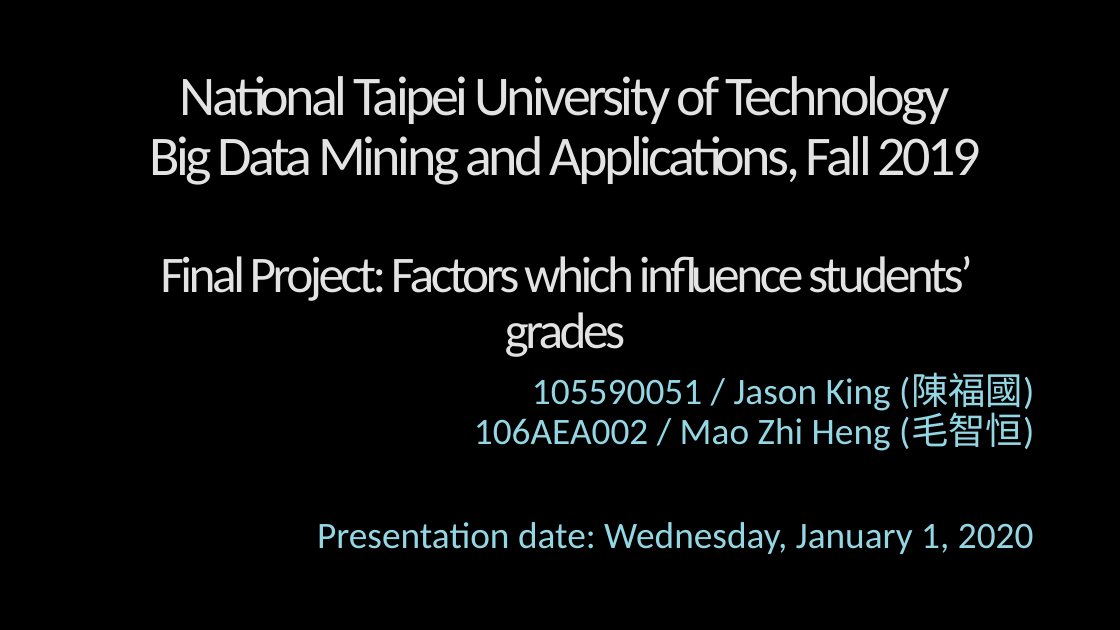
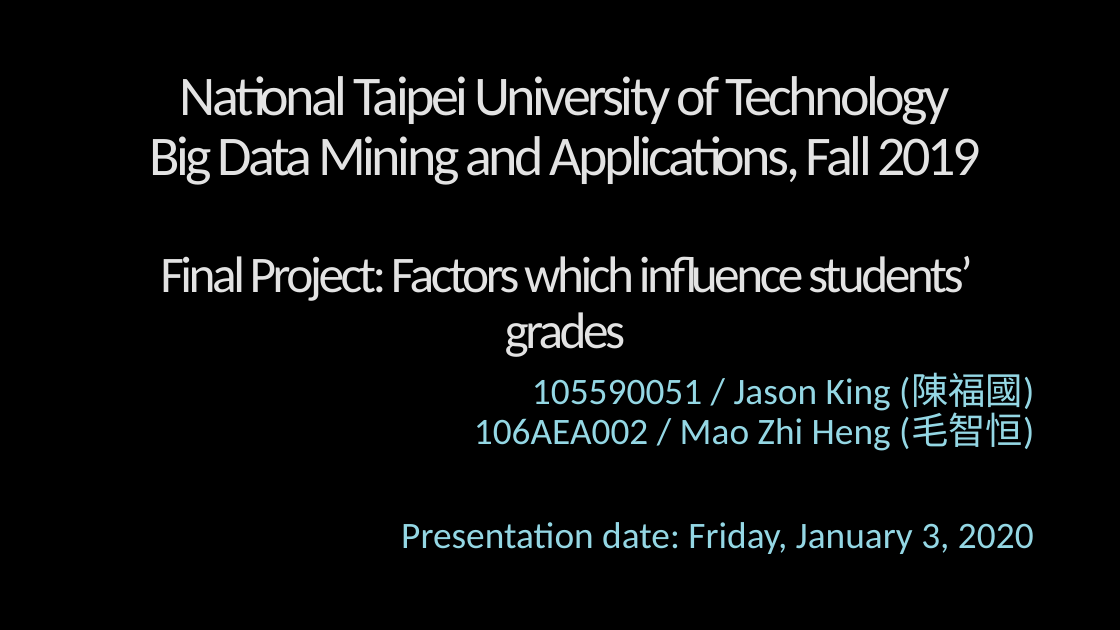
Before and after one commit to akjsn/1081_BDM, a slide deck: slide 1 of BDM_FINAL/report.pptx. Drawn at 1120x630 pixels with LibreOffice and Linux fonts; fonts in the diff are those of the drawing; background and template pictures are left out. Boxes give left, top, right and bottom in pixels: in the first picture for what was removed or moved away, otherwise in the second. Text is boxed around its words. In the diff, an @@ line names an element or a change of style, - is before the commit and + after.

```diff
--- a/BDM_FINAL/report.pptx
+++ b/BDM_FINAL/report.pptx
@@ subtitle at <box>401,522,1034,554</box>: text changed @@
-Presentation date: Wednesday, January 1, 2020
+Presentation date: Friday, January 3, 2020
```
Also in this commit, not shown: 1 other slide changed.
